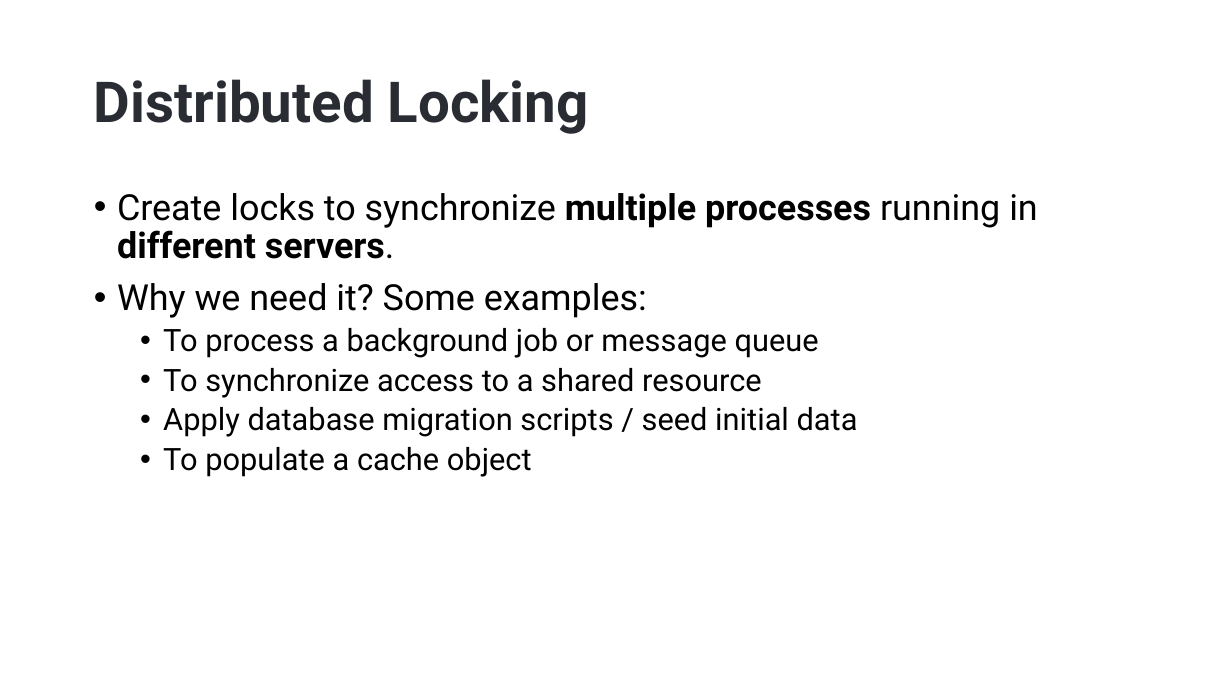
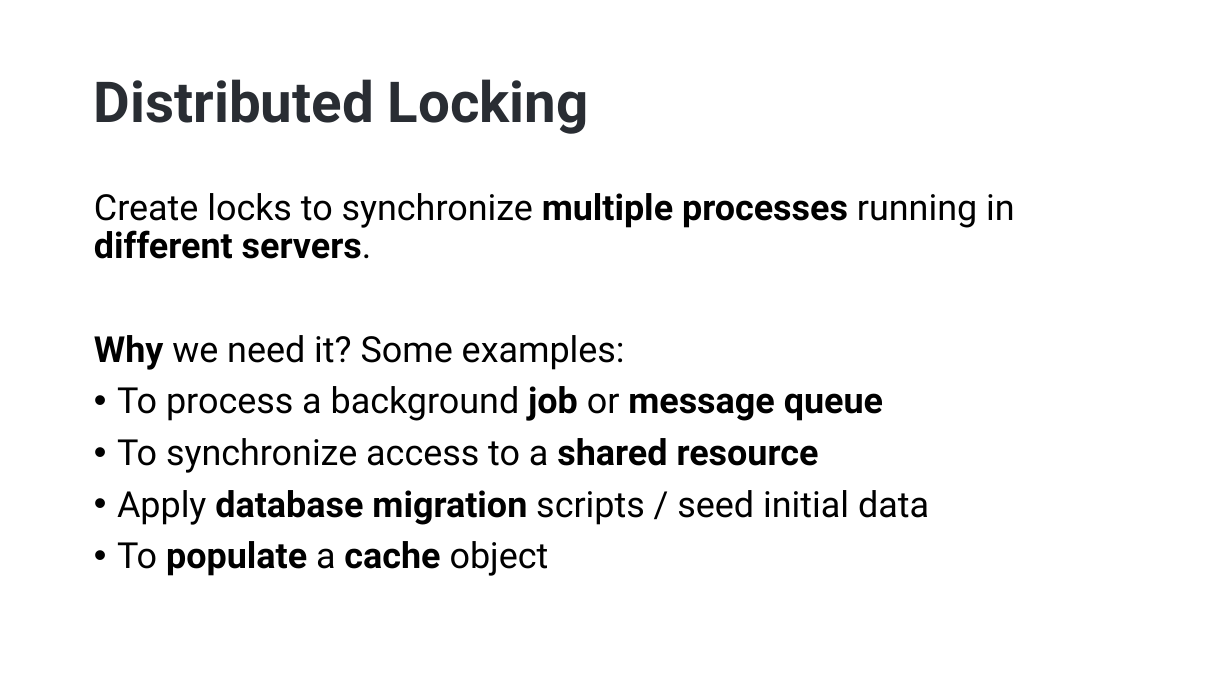
Before and after one commit to hikalkan/presentations, a slide deck: slide 21 of 2023-06-01 Dealing with Concurrency - Multi-Threading in Dotnet/Dotnet-Multi-Threading.pptx. Drawn at 1232x693 pixels with LibreOffice and Linux fonts; fonts in the diff are those of the drawing; background and template pictures are left out. Boxes give left, top, right and bottom in pixels: in the first picture for what was removed or moved away, otherwise in the second. Text is boxed around its words. In the diff, an @@ line names an element or a change of style, - is before the commit and + after.

```diff
--- a/2023-06-01 Dealing with Concurrency - Multi-Threading in Dotnet/Dotnet-Multi-Threading.pptx
+++ b/2023-06-01 Dealing with Concurrency - Multi-Threading in Dotnet/Dotnet-Multi-Threading.pptx
@@ text "Create locks to synchronize multiple ..." at box(94, 193, 1015, 576): bold on in "Why", "job message queue", "shared resource", "database migration" and 1 more places; size 24 to 28 pt in "To process a background job or message ...", "To synchronize access to a shared resource", "Apply database migration scripts / seed initial ...", "To populate a cache object"; bullet • to none; list level 2 to 1 in "To process a background job ..."; list level 2 to 1 in "To synchronize access to a ..."; list level 2 to 1 in "Apply database migration scripts / ..."; list level 2 to 1 in "To populate a cache object" @@
```
Also in this commit, not shown: 1 other slide changed, 1 slide removed.
